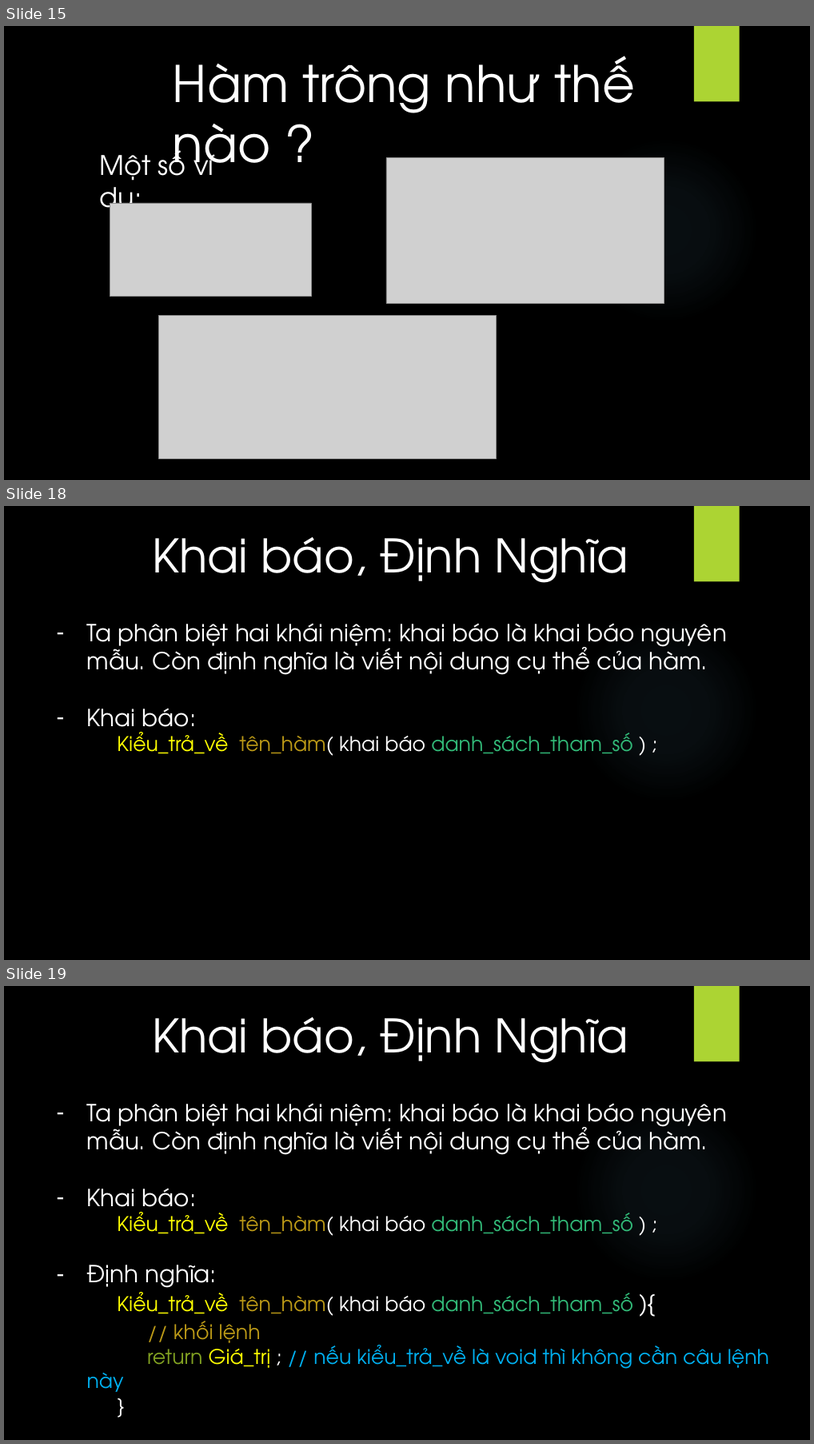
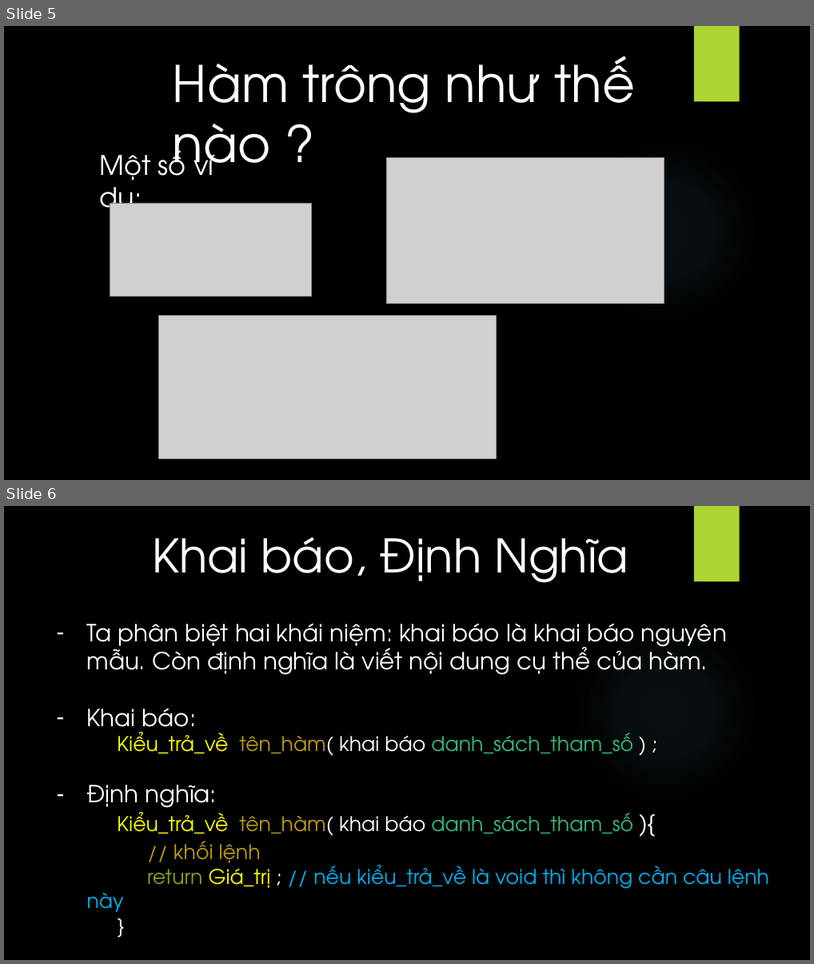
Before and after one commit to quocTuan02/demo, a slide deck: C/sile/Funstion.pptx. Shown one above the other, each under a label of ours: slides 15, 18 and 19 before the commit, slides 5 and 6 after it; the slides between them are not shown. The pictures are 814x1444 and 814x964 pixels, drawn with LibreOffice and Linux fonts; fonts in the diff are those of the drawing; grey boxes stand for pictures; background and template pictures are left out. Boxes give left, top, right and bottom in pixels: in the first picture for what was removed or moved away, otherwise in the second. Text is boxed around its words. In the diff, an @@ line names an element or a change of style, - is before the commit and + after.

```diff
--- a/C/sile/Funstion.pptx
+++ b/C/sile/Funstion.pptx
@@ slide 18 removed at <box>4,506,810,960</box>, background picture (left out); not listed: 2 template elements that a slide beside it also shows @@
@@ text removed at <box>152,537,629,583</box> @@
-Khai báo, Định Nghĩa
@@ text removed at <box>87,623,727,756</box> @@
-– Ta phân biệt hai khái niệm: khai báo là khai báo nguyên mẫu. Còn định nghĩa là viết nội dung cụ thể của hàm.
-– Khai báo:
-    Kiểu_trả_về tên_hàm( khai báo danh_sách_tham_số ) ;
@@ what was slide 15 is now slide 5 @@
@@ what was slide 19 is now slide 6 @@
```
Also in this commit, not shown: 5 slides changed, 1 slide added, 21 other slides removed.
